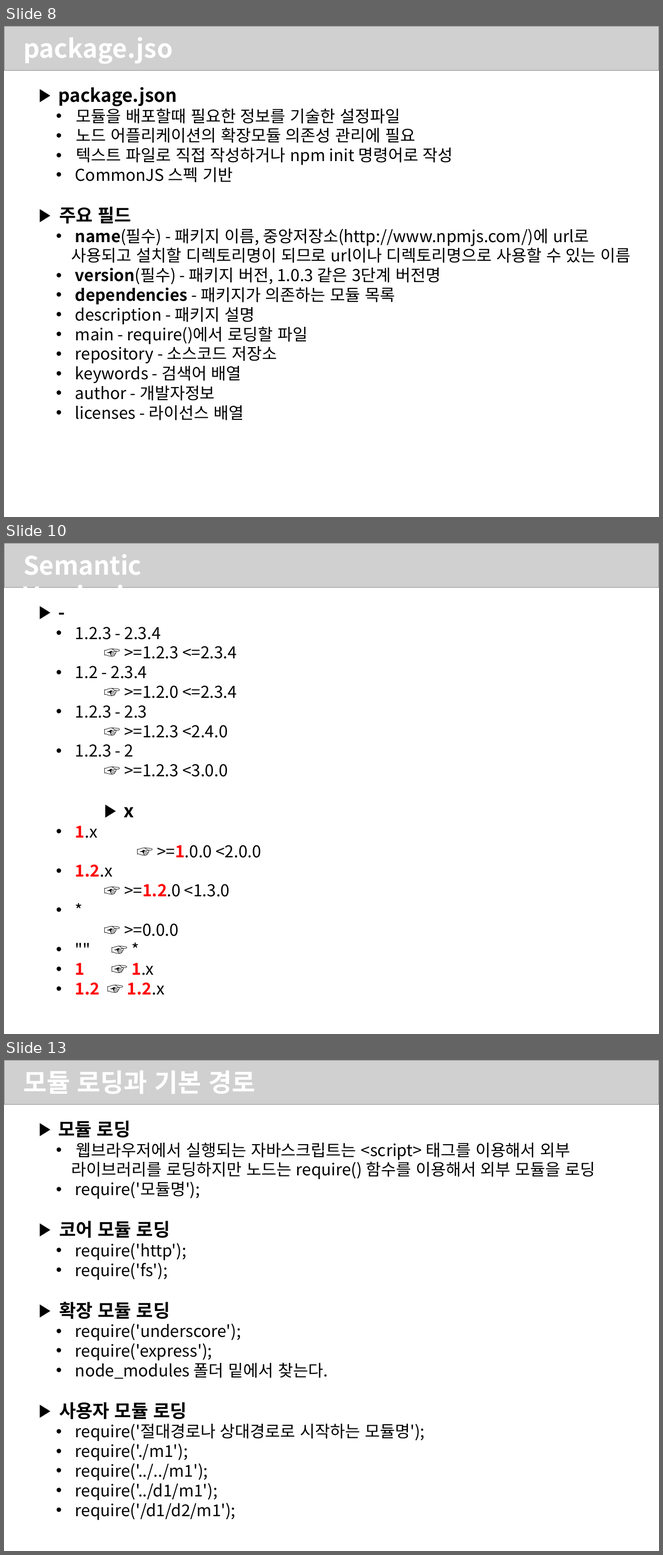
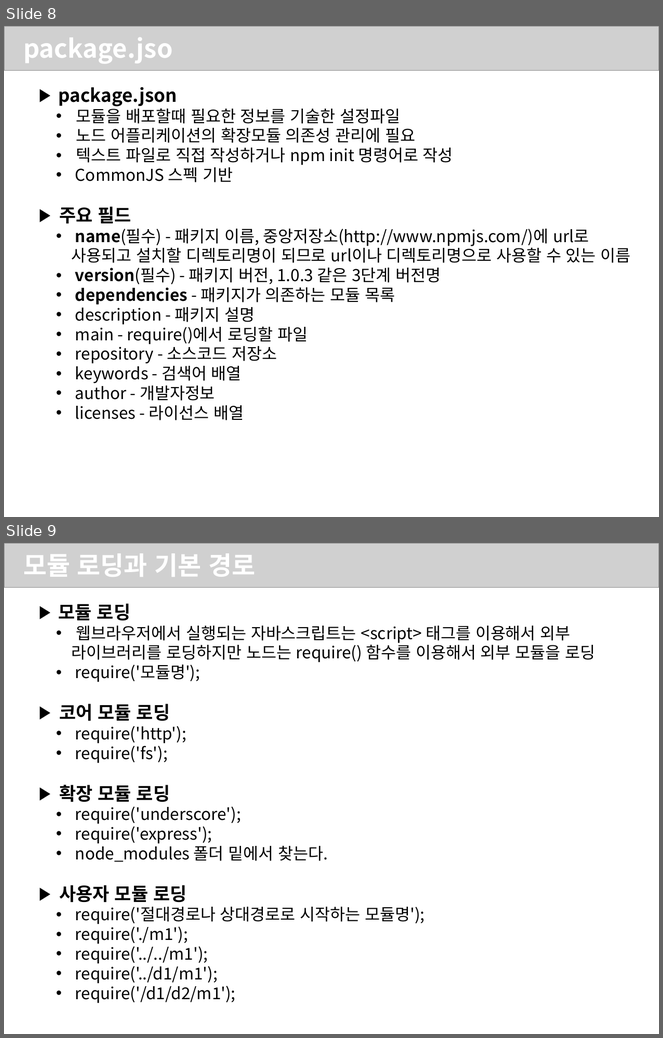
Before and after one commit to uzoolove/nodejs202108, a slide deck: ppt/02.모듈과 전역개체.pptx. Shown one above the other, each under a label of ours: slides 8, 10 and 13 before the commit, slides 8 and 9 after it; the slides between them are not shown. The pictures are 663x1555 and 663x1038 pixels, drawn with LibreOffice and Linux fonts; fonts in the diff are those of the drawing; grey boxes stand for pictures. Boxes give left, top, right and bottom in pixels: in the first picture for what was removed or moved away, otherwise in the second. Text is boxed around its words. In the diff, an @@ line names an element or a change of style, - is before the commit and + after.

```diff
--- a/ppt/02.모듈과 전역개체.pptx
+++ b/ppt/02.모듈과 전역개체.pptx
@@ slide 10 removed at (4,543,659,1034), background #FFFFFF @@
@@ picture removed at (4,543,659,588) @@
@@ text removed at (23,554,156,612) @@
-Semantic Versioning
@@ text removed at (75,627,261,995) @@
-▶ -
-  • 1.2.3 - 2.3.4
-    ☞ >=1.2.3 <=2.3.4
-  • 1.2 - 2.3.4
-    ☞ >=1.2.0 <=2.3.4
-  • 1.2.3 - 2.3
-    ☞ >=1.2.3 <2.4.0
-  • 1.2.3 - 2
-    ☞ >=1.2.3 <3.0.0
-▶ x
-  • 1.x
-  ☞ >=1.0.0 <2.0.0
-  • 1.2.x
-    ☞ >=1.2.0 <1.3.0
-  • *
-    ☞ >=0.0.0
-  • "" ☞ *
-  • 1 ☞ 1.x
-  • 1.2 ☞ 1.2.x
@@ what was slide 13 is now slide 9 @@
```
Also in this commit, not shown: 3 other slides removed.
